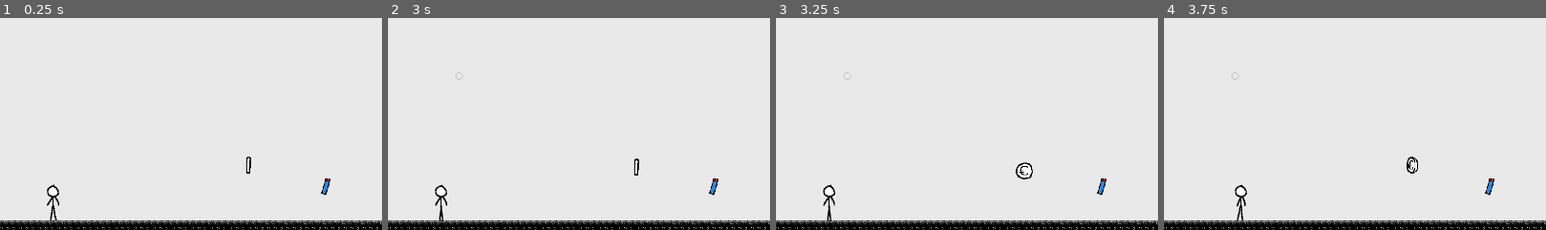
Above: before the commit, frames 1-4 (left to right).
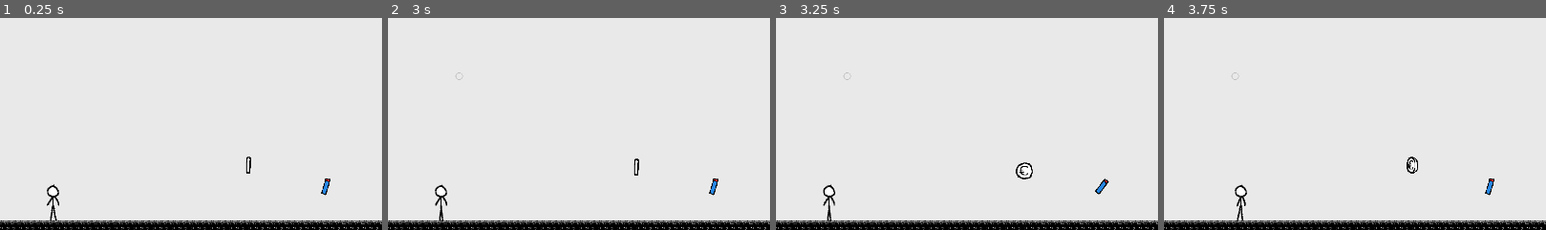
Above: after the commit, the same moments.

Repository: dennis-jung/ggj2025
Game: Godot game, scene res://scenes/tileset_test/game.tscn
Two runs of this game, one before a commit and one after it. Both use one fixed random seed, a clock stepped at 60 frames per second and the inputs below.
Inputs (mouse positions are % of the whole screen's width and height, from its top left):
- Up to frame 1 (0.25 s): no input
- Up to frame 2 (3 s): tap Enter (ui_accept) at 0.5, 0.77 s; move the mouse to (72, 44) at 0.52 s; hold Right (ui_right) 0.53-1.25 s; tap B (create_bubble) at 0.6 s; click (72, 44) at 0.67 s; drag from (30, 54) to (9, 65) at 1.27 s; move the mouse to (60, 27) at 2.02 s; hold Left (ui_left) 2.03-2.75 s; tap U at 2.1 s; drag from (45, 70) to (32, 85) at 2.77 s
- Up to frame 3 (3.25 s): no input
- Up to frame 4 (3.75 s): move the mouse to (80, 65) at 3.52 s; hold Right (ui_right) from 3.53 s (still down); tap Tab at 3.6 s
The pictures show only the part of the screen within x 0-50%, y 50-100%; the shares and areas given below are measured in that part.

Frames 1-2 are identical in both runs. In frame 3, 0.1% of the frame differs, in the area x 83-88%, y 75-84%; in frame 4, nothing differs.

Commit message:
powerups changed
# changed coin value
# added soap shaking

Diff:
--- a/scenes/coin/coin.gd
+++ b/scenes/coin/coin.gd
@@ -3,6 +3,7 @@
 @onready var sprite: AnimatedSprite2D = $AnimatedSprite2D
 @onready var _inital_y_pos: float = sprite.position.y
 
+@export var coin_value: int = 10
 @export var max_displacment: float = 15.0
 
 var tween: Tween = null
@@ -30,6 +31,6 @@
 func _on_body_entered(body):
 	if body.is_in_group("Player"):
 		# add point in main
-		Main.on_coin_pickup()
+		Main.on_coin_pickup(coin_value)
 		# destroy myself
 		release()
--- a/scenes/coin/coin.tscn
+++ b/scenes/coin/coin.tscn
@@ -33,6 +33,8 @@
 collision_layer = 8
 collision_mask = 2
 script = ExtResource("1_61y77")
+coin_value = null
+max_displacment = null
 
 [node name="AnimatedSprite2D" type="AnimatedSprite2D" parent="."]
 position = Vector2(0, -30)
--- a/scenes/soap/soap.gd
+++ b/scenes/soap/soap.gd
@@ -1,6 +1,19 @@
 extends Area2D
 
 @export var soap_fuel: float = 15.0
+@export var max_displacment: float = 25.0
+
+var tween: Tween = null
+
+func _ready() -> void:
+	if tween:
+		tween.kill()
+	tween = create_tween().set_loops() # loop the tween 2 times
+	tween.tween_interval(randf_range(2.0, 4.0))
+	tween.set_ease(Tween.EASE_OUT)
+	tween.tween_property(self, "rotation_degrees", max_displacment, 0.1).as_relative()
+	tween.tween_property(self, "rotation_degrees", -max_displacment, 0.1).as_relative()
+	#tween.tween_property(sprite, "position:y", _inital_y_pos, 1.0)
 
 func _on_body_entered(body):
 	if body.is_in_group("Player"):
@@ -8,7 +21,14 @@
 			# add fuel in main
 			Main.on_fuel_modified(soap_fuel)
 			# destroy myself
-			queue_free()
+			release()
+
 
 func can_pick_up_fuel() -> bool:
 	return not Main.is_fuel_full()
+
+
+func release() -> void:
+	if tween:
+		tween.kill()
+	queue_free()
--- a/scenes/soap/soap.tscn
+++ b/scenes/soap/soap.tscn
@@ -14,7 +14,6 @@
 [node name="CollisionShape2D" type="CollisionShape2D" parent="."]
 position = Vector2(-0.296322, -0.0972671)
 rotation = -2.82442
-scale = Vector2(1, 1)
 shape = SubResource("RectangleShape2D_085sf")
 
 [node name="Sprite2D" type="Sprite2D" parent="."]
--- a/scripts/main.gd
+++ b/scripts/main.gd
@@ -22,6 +22,6 @@
 		current_fuel = max_fuel
 	fuel_amount_changed.emit()
 
-func on_coin_pickup() -> void:
-	coins += 1
+func on_coin_pickup(coin_value: int) -> void:
+	coins += coin_value
 	coin_count_changed.emit()
